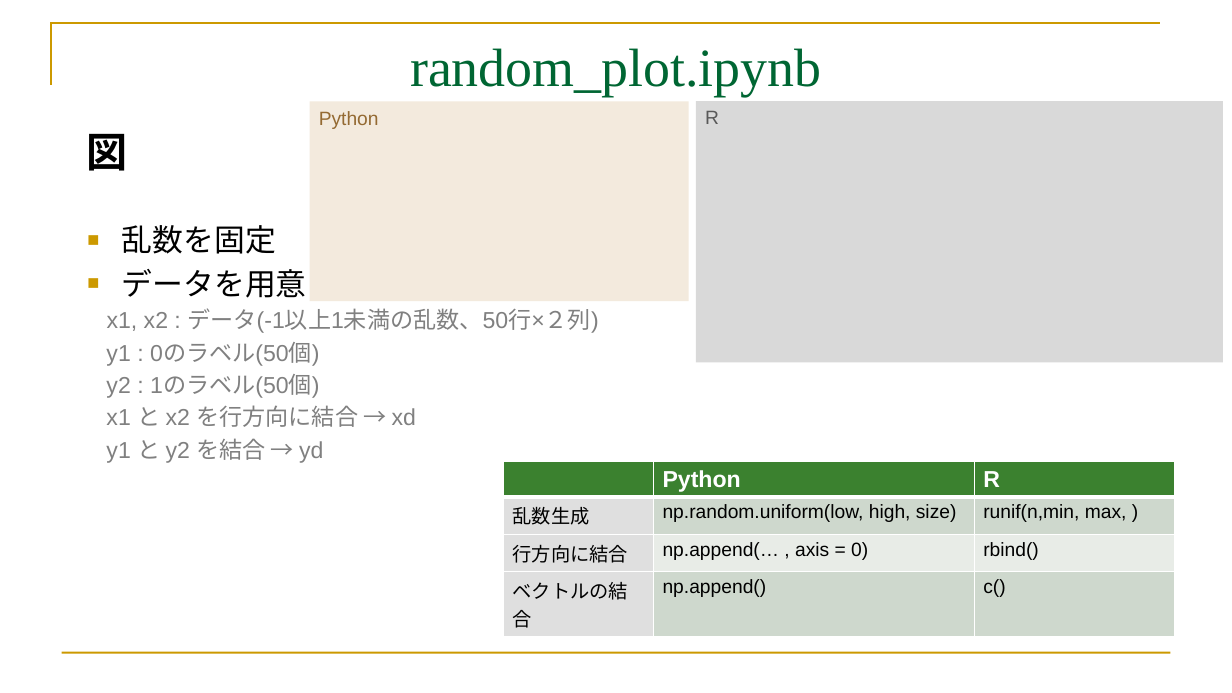
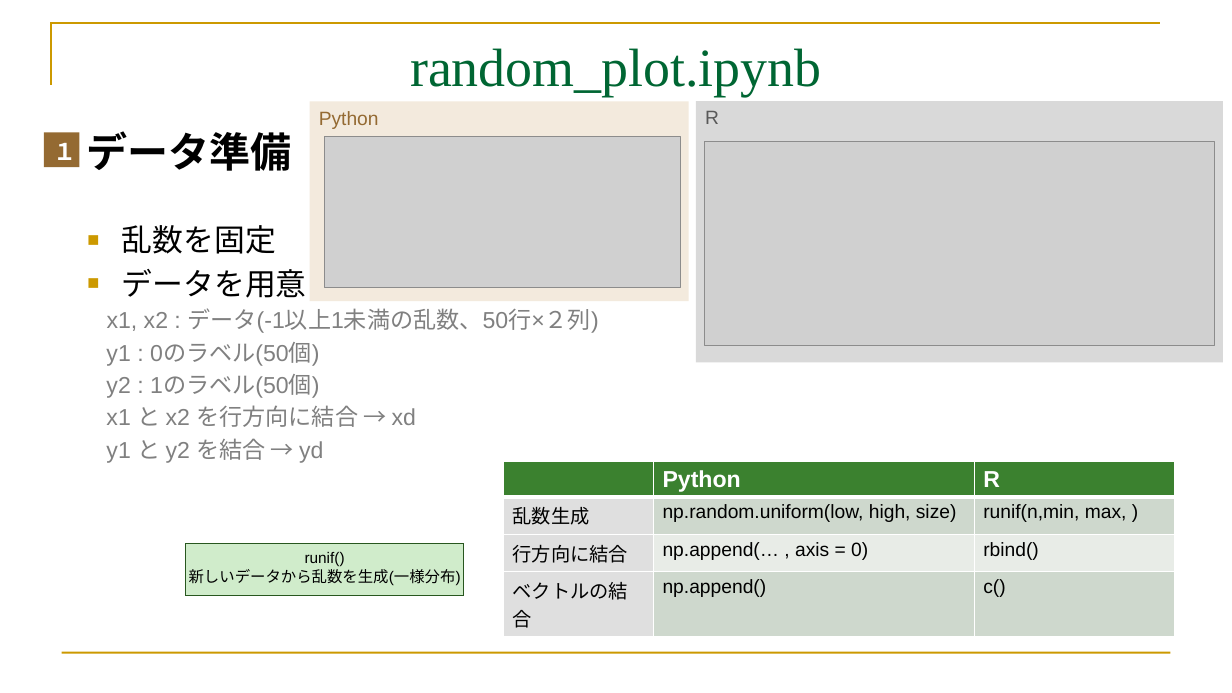
Before and after one commit to mei-517/GoogleColab, a slide deck: slide 22 of GoogleColab.part3.pptx (slide 17 before the commit). Drawn at 1232x693 pixels with LibreOffice and Linux fonts; fonts in the diff are those of the drawing; grey boxes stand for pictures. Boxes give left, top, right and bottom in pixels: in the first picture for what was removed or moved away, otherwise in the second. Text is boxed around its words. In the diff, an @@ line names an element or a change of style, - is before the commit and + after.

Commit message:
add 1-3 20260917 random_plot.ipunb完成版

```diff
--- a/GoogleColab.part3.pptx
+++ b/GoogleColab.part3.pptx
@@ rectangle added at box(44, 132, 79, 167), fill #946A32, 18 pt, text #FFFFFF, bold @@
+１
@@ text at box(86, 131, 291, 171): text changed @@
-図
+データ準備
@@ picture added at box(324, 137, 680, 288) @@
@@ picture added at box(704, 142, 1214, 347) @@
@@ rectangle added at box(186, 544, 464, 596), fill #D0ECCB, outline #285720 0.75 pt, 12 pt, text #000000 @@
+runif()
+新しいデータから乱数を生成(一様分布)
```
Also in this commit, not shown: 14 other slides changed, 5 slides added, 1 slide removed, 3 other files.
